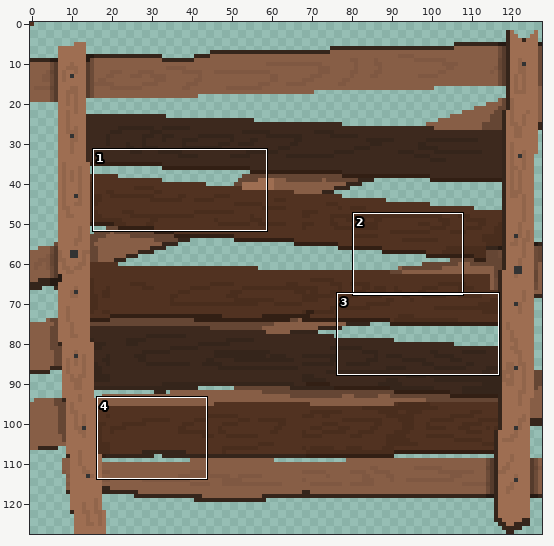
One commit to this sprite sheet: assets/levels/level2_2/obstacle9.png. Above, an overview of the earlier version with the close-up marked.
Close-up. Before the commit:
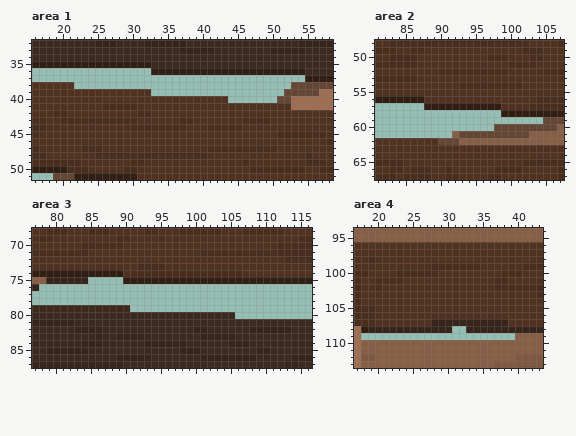
The file is 128x128 pixels. Colours within 5 levels of each other are drawn and written as one. Shown: area 1: x 16..58, y 32..51; area 2: x 81..107, y 48..67; area 3: x 77..116, y 68..87; area 4: x 17..43, y 94..113. The commit also changed other parts of the picture, which this record leaves out.
After the commit:
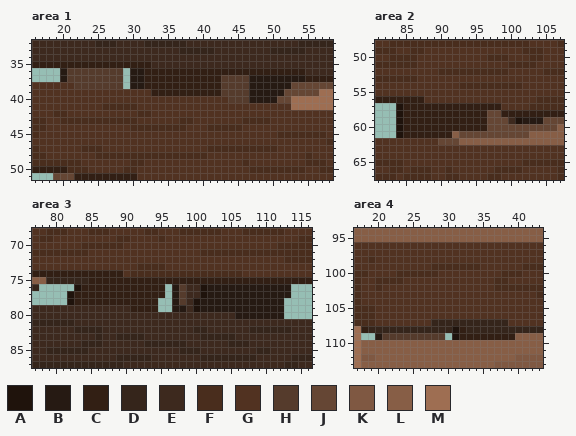
Palette (. is transparent): A #1f130c  B #261a13  C #321f14  D #35251b  E #3d291e  F #492d1d  G #513221  H #553b2c  J #654634  K #7f5842  L #875e46  M #9e6e52
Edits made:
Changed rows in their new state; - is an unchanged pixel.
Area 1:
first column x 20:
36 BHHHHHHHH-BBC----------------------
37 BHHHHHHHH-BBCCCCCCCCCCCHHHHBBBBBBBB
38 --HHHHHHH-BBCCCCCCCCCCCHHHHBBBBBB--
39 -------------CCCCCCCCCCHHHHBBBBB---
40 ------------------------HHHBBBB----
Area 2:
first column x 84:
57 ACCC-----------------
58 ACCCCCCCCCCCCJJ------
59 ACCCCCCCCCCCCJJJEABBB
60 ACCCCCCCCCCCCJ-------
61 ACCCCCCC-------------
Area 3:
first column x 82:
75 ---CCCCC------------------------
76 -ACCCCCCCCCCCC-BHEEABBBBBBBBBBBB
77 ACCCCCCCCCCCCC-BHEEABBBBBBBBBBBB
78 ACCCCCCCCCCCC--BHEABBBBBBBBBBBB-
79 ---------CCCC--BBEABBBBBBBBBBBB-
80 ------------------------BBBBBBB-
Area 4:
first column x 20:
108 -----------AC-------
109 BHHHHHHHHH-ACCCCCCCC
